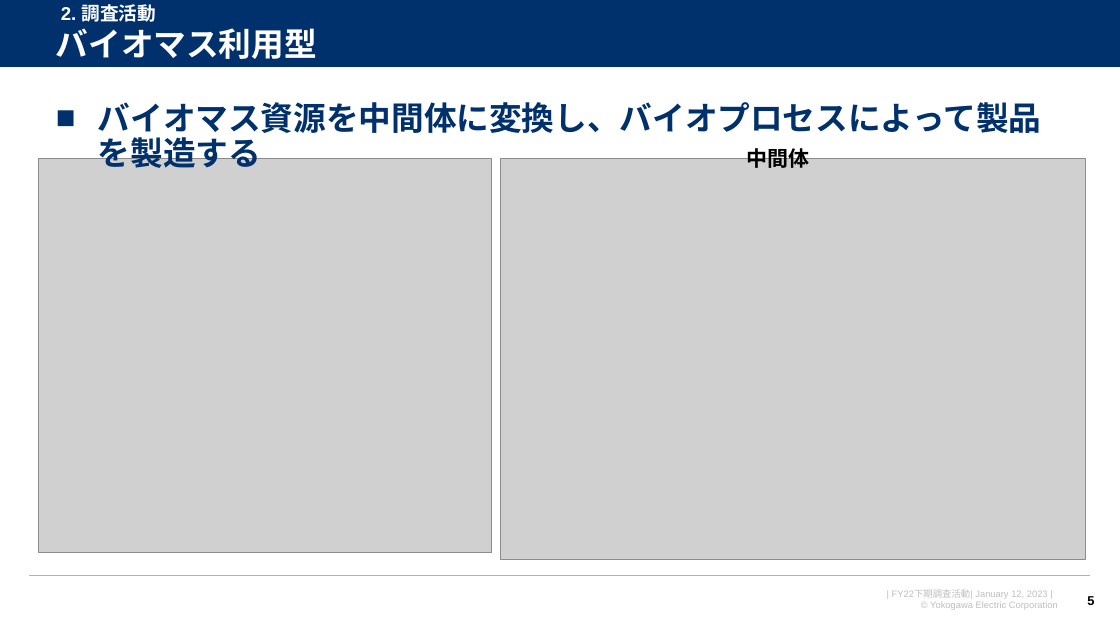
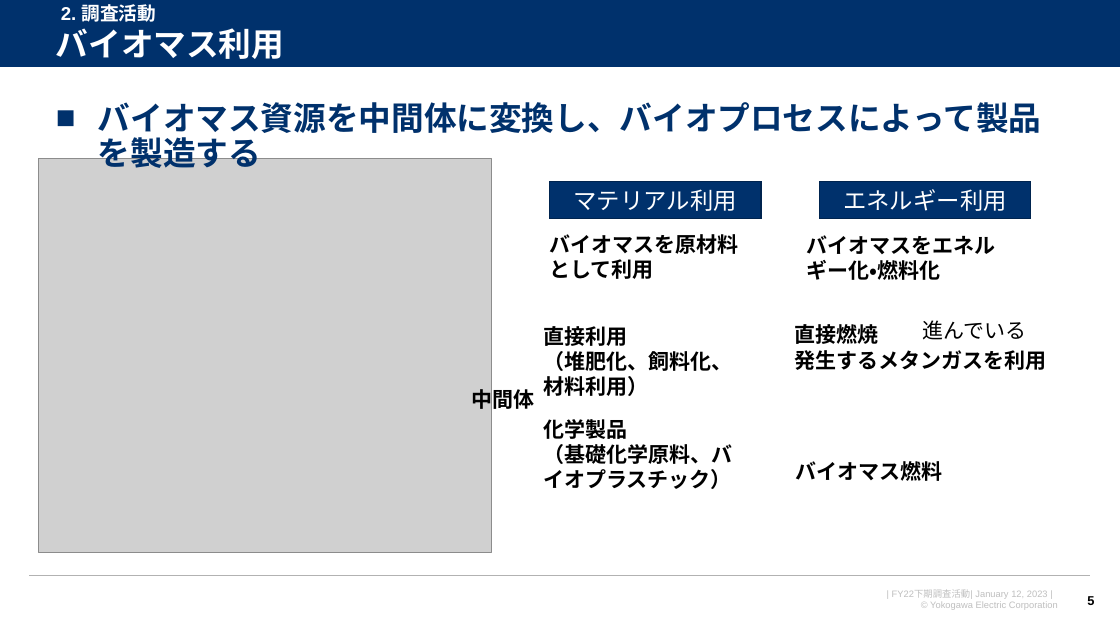
Before and after one commit to watarukumagai-git/denovo, a slide deck: slide 5 of survey_doc/230119_人工酵素設計_進捗報告_rev.0.pptx. Drawn at 1120x630 pixels with LibreOffice and Linux fonts; fonts in the diff are those of the drawing; grey boxes stand for pictures; background and template pictures are left out. Boxes give left, top, right and bottom in pixels: in the first picture for what was removed or moved away, otherwise in the second. Text is boxed around its words. In the diff, an @@ line names an element or a change of style, - is before the commit and + after.

```diff
--- a/survey_doc/230119_人工酵素設計_進捗報告_rev.0.pptx
+++ b/survey_doc/230119_人工酵素設計_進捗報告_rev.0.pptx
@@ text at [56,28,284,59]: text changed @@
-バイオマス利用型
+バイオマス利用
@@ picture removed at [501,158,1085,560] @@
@@ rectangle added at [549,181,761,218], fill #00316C, outline #002450 1 pt, 20 pt, text #FFFFFF @@
+マテリアル利用
@@ rectangle added at [819,181,1031,218], fill #00316C, outline #002450 1 pt, 20 pt, text #FFFFFF @@
+エネルギー利用
@@ text added at [550,234,739,279], 18 pt, text #000000, bold @@
+バイオマスを原材料として利用
@@ text added at [807,235,996,280], 18 pt, text #000000, bold @@
+バイオマスをエネルギー化・燃料化
@@ text added at [543,326,732,396], 18 pt, text #000000, bold @@
+直接利用
+（堆肥化、飼料化、材料利用）
@@ text added at [794,322,1046,370], 18 pt, text #000000, bold @@
+直接燃焼
+発生するメタンガスを利用
@@ text added at [923,320,1027,340], 18 pt, text #000000 @@
+進んでいる
@@ text "中間体": place and size @@
-text "中間体" at [747,145,810,168]
+text "中間体" at [471,386,534,412]
@@ text added at [543,419,732,489], 18 pt, text #000000, bold @@
+化学製品
+（基礎化学原料、バイオプラスチック）
@@ text added at [796,461,943,481], 18 pt, text #000000, bold @@
+バイオマス燃料
```
Also in this commit, not shown: 2 other slides changed, 3 slides added.
